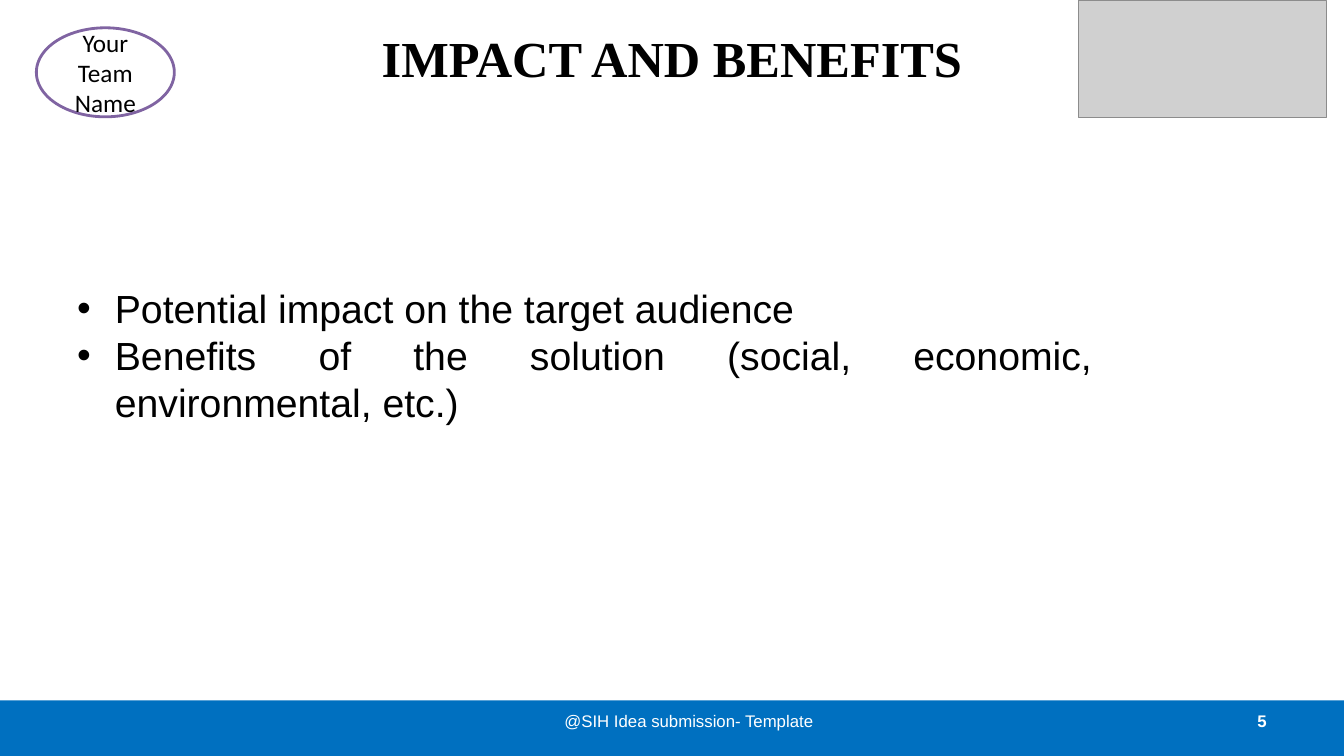
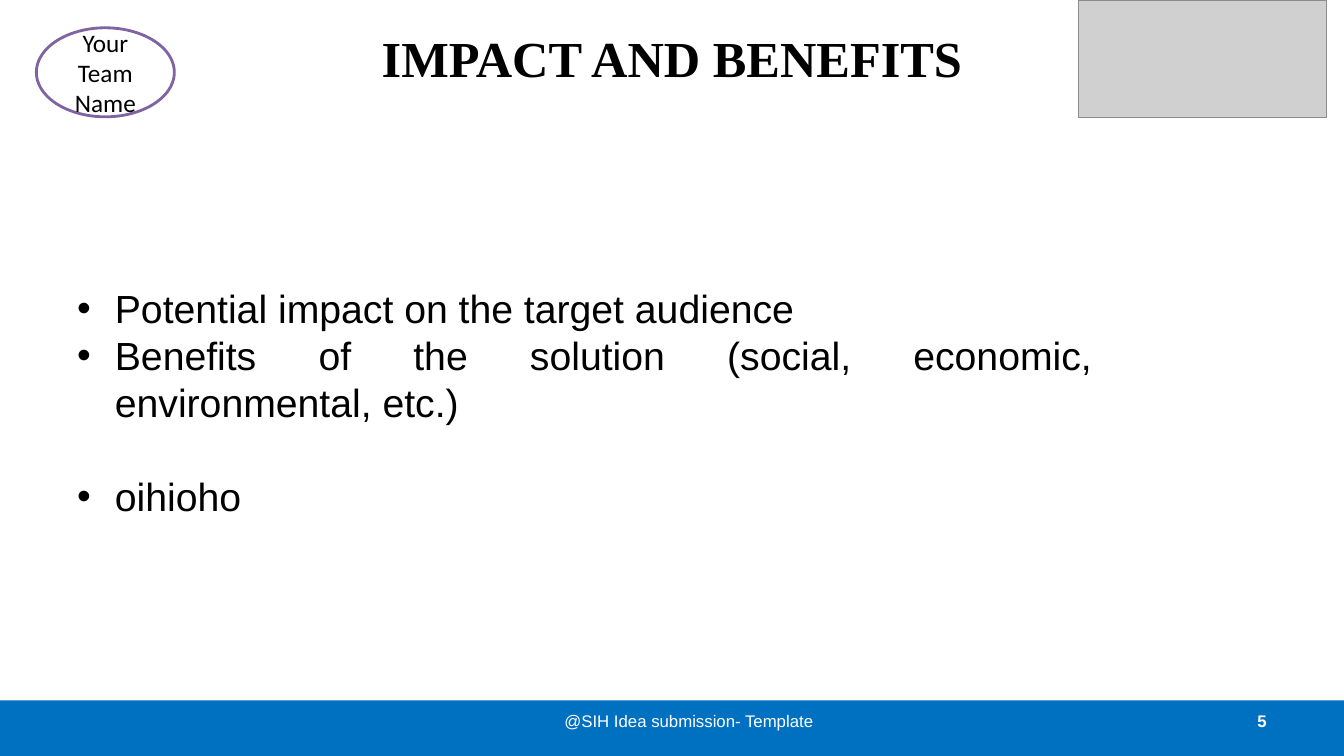
Before and after one commit to HarshaTalap1474/SIH, a slide deck: slide 5 of documentations/SIH.pptx. Drawn at 1344x756 pixels with LibreOffice and Linux fonts; fonts in the diff are those of the drawing; grey boxes stand for pictures. Boxes give left, top, right and bottom in pixels: in the first picture for what was removed or moved away, otherwise in the second. Text is boxed around its words. In the diff, an @@ line names an element or a change of style, - is before the commit and + after.

Commit message:
Team conflit test

```diff
--- a/documentations/SIH.pptx
+++ b/documentations/SIH.pptx
@@ text at [115,482,241,512]: paragraph added @@
+• oihioho
```
